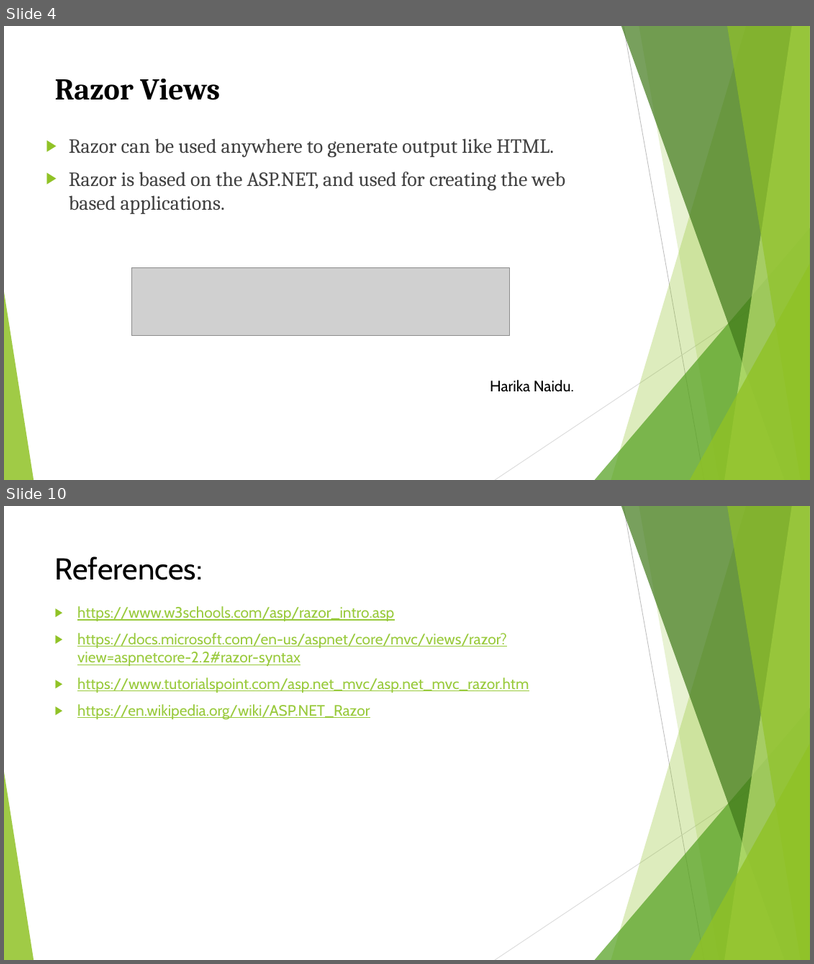
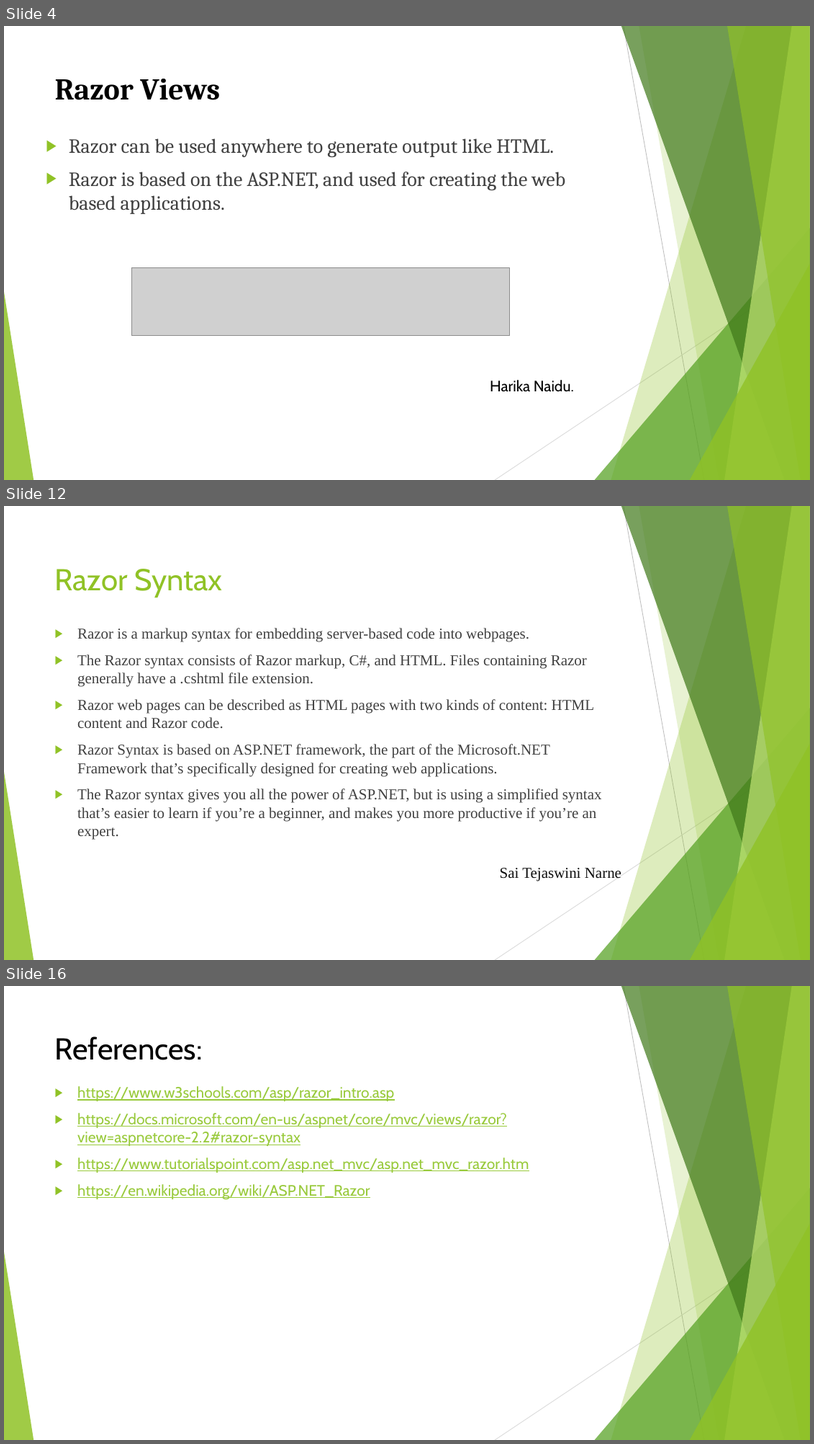
Before and after one commit to Harika1995/Razor-Views, a slide deck: Razor views.pptx. Shown one above the other, each under a label of ours: slides 4 and 10 before the commit, slides 4, 12 and 16 after it; the slides between them are not shown. The pictures are 814x964 and 814x1444 pixels, drawn with LibreOffice and Linux fonts; fonts in the diff are those of the drawing; grey boxes stand for pictures. Boxes give left, top, right and bottom in pixels: in the first picture for what was removed or moved away, otherwise in the second. Text is boxed around its words. In the diff, an @@ line names an element or a change of style, - is before the commit and + after.

Commit message:
commit changes for ppt for my slides relating the razor syntax

```diff
--- a/Razor views.pptx
+++ b/Razor views.pptx
@@ slide 12 added at <box>4,506,810,960</box>, background #FFFFFF; not listed: 10 template elements that a slide beside it also shows @@
@@ title added at <box>55,569,222,597</box>, 36 pt, text #90C226 @@
+Razor Syntax
@@ text added at <box>77,628,602,839</box>, 18 pt, text #404040 @@
+▶ Razor is a markup syntax for embedding server-based code into webpages.
+▶ The Razor syntax consists of Razor markup, C#, and HTML. Files containing Razor generally have a .cshtml file extension.
+▶ Razor web pages can be described as HTML pages with two kinds of content: HTML content and Razor code.
+▶ Razor Syntax is based on ASP.NET framework, the part of the Microsoft.NET Framework that’s specifically designed for creating web applications.
+▶ The Razor syntax gives you all the power of ASP.NET, but is using a simplified syntax that’s easier to learn if you’re a beginner, and makes you more productive if you’re an expert.
@@ text added at <box>500,867,622,881</box>, 18 pt, text #0D0D0D @@
+Sai Tejaswini Narne
@@ what was slide 10 is now slide 16 @@
```
Also in this commit, not shown: 6 slides changed, 7 other slides added, 2 slides removed.
